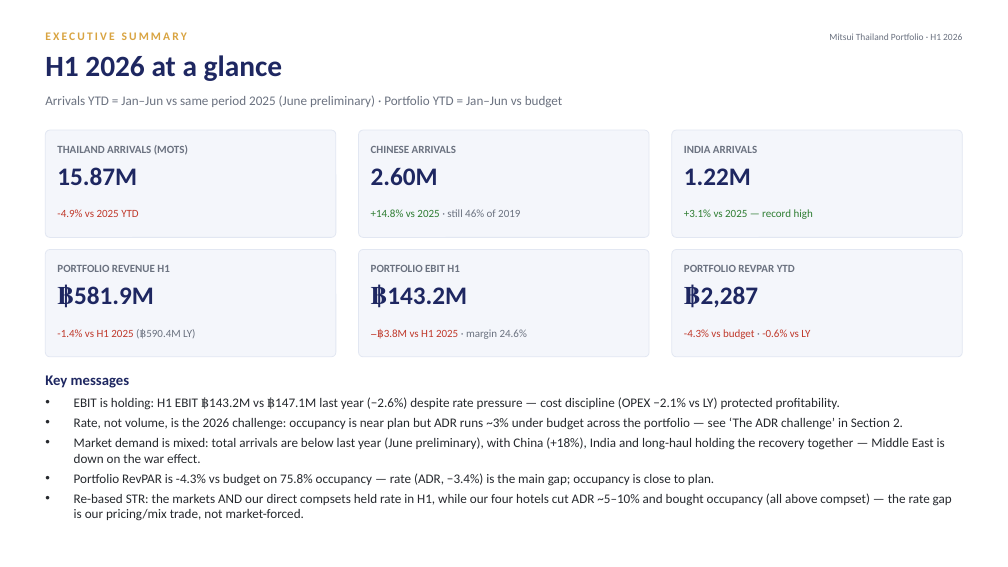
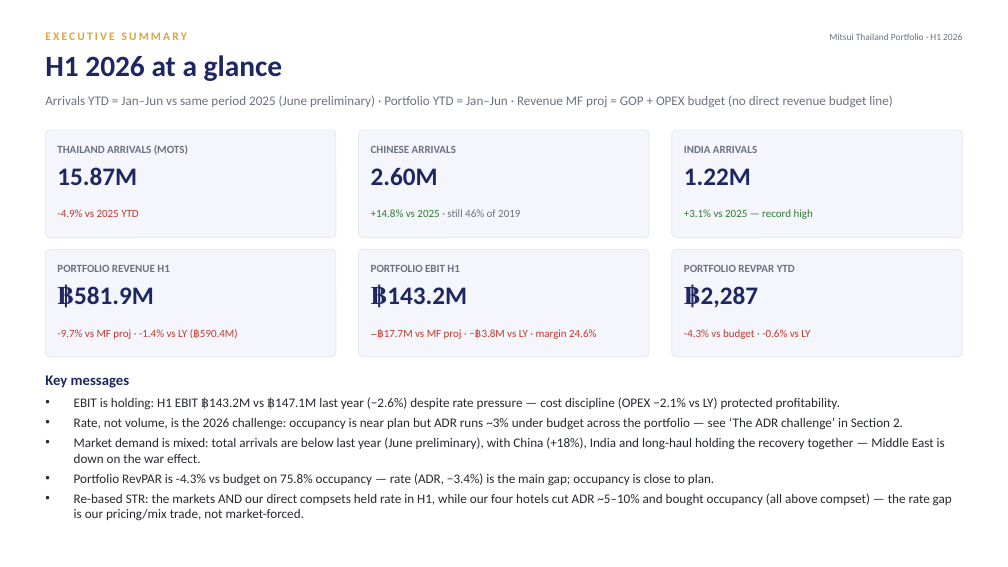
Before and after one commit to Chavin2543/mae-workspace, a slide deck: slide 2 of output/Portfolio_Performance_Report_H1-2026.pptx. Drawn at 1008x567 pixels with LibreOffice and Linux fonts; fonts in the diff are those of the drawing. Boxes give left, top, right and bottom in pixels: in the first picture for what was removed or moved away, otherwise in the second. Text is boxed around its words. In the diff, an @@ line names an element or a change of style, - is before the commit and + after.

```diff
--- a/output/Portfolio_Performance_Report_H1-2026.pptx
+++ b/output/Portfolio_Performance_Report_H1-2026.pptx
@@ text at [45,95,892,107]: text changed @@
-Arrivals YTD = Jan–Jun vs same period 2025 (June preliminary) · Portfolio YTD = Jan–Jun vs budget
+Arrivals YTD = Jan–Jun vs same period 2025 (June preliminary) · Portfolio YTD = Jan–Jun · Revenue MF proj = GOP + OPEX budget (no direct revenue budget line)
@@ text at [57,329,238,339]: text changed @@
--1.4% vs H1 2025 (฿590.4M LY)
+-9.7% vs MF proj · -1.4% vs LY (฿590.4M)
@@ text at [371,329,596,339]: text changed @@
-−฿3.8M vs H1 2025 · margin 24.6%
+−฿17.7M vs MF proj · −฿3.8M vs LY · margin 24.6%
```
